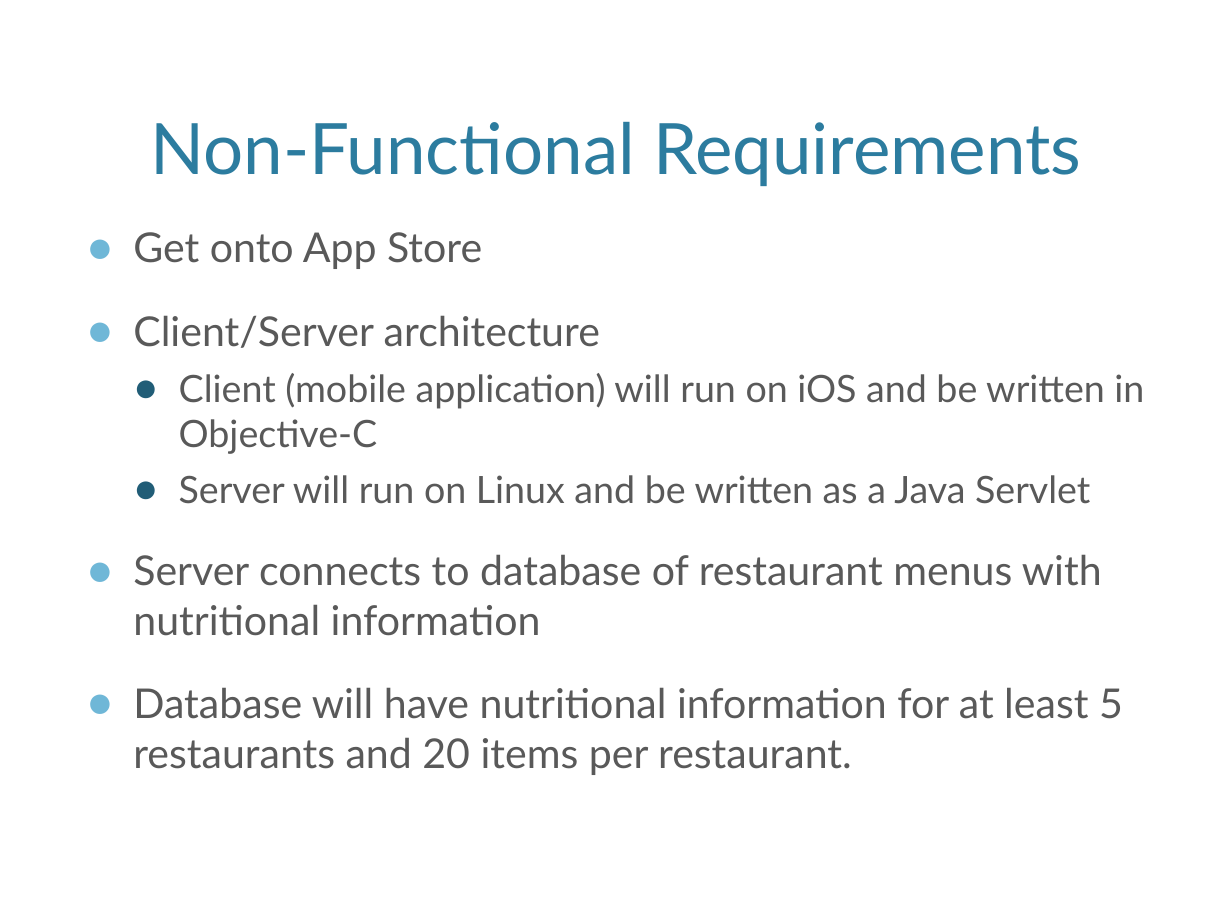
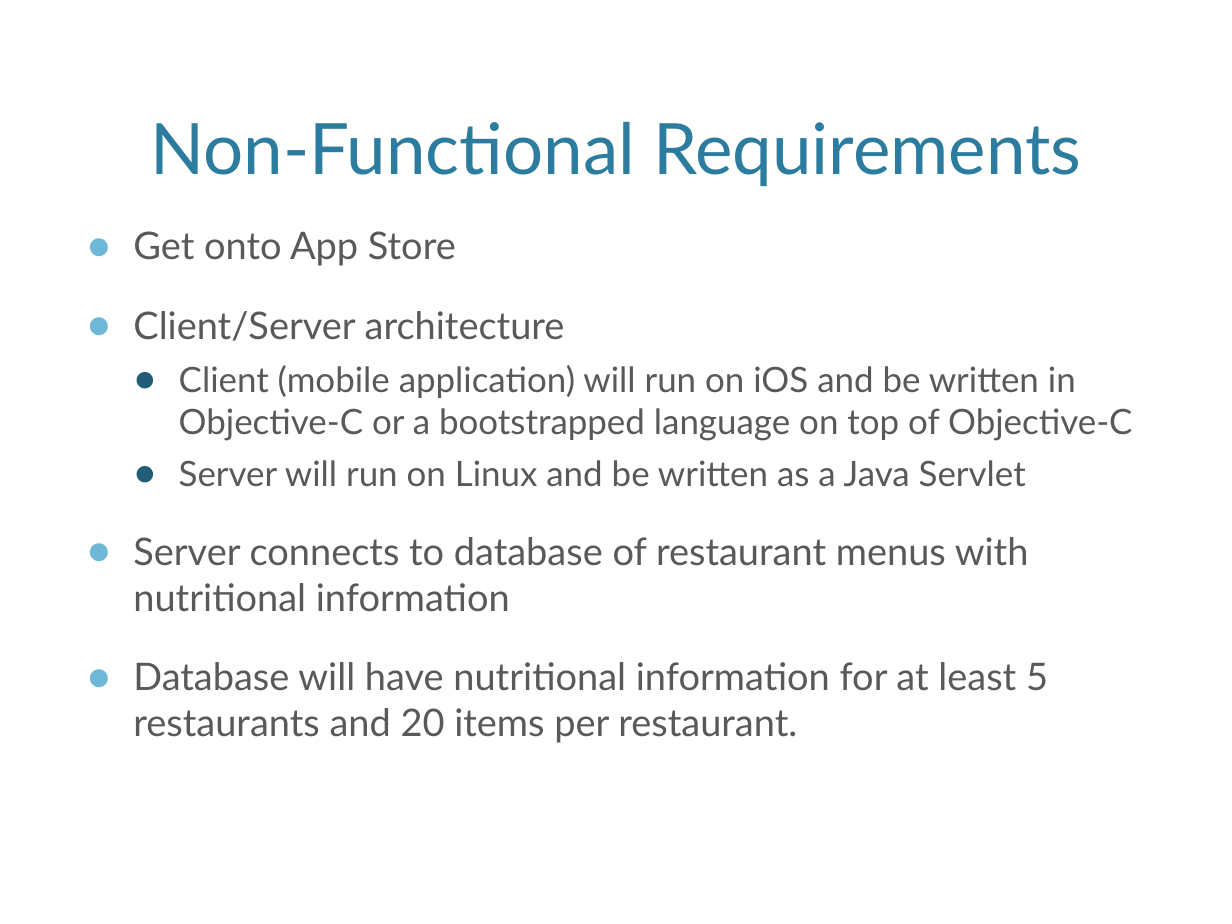
Before and after one commit to onethousandcats/acs560_course_project, a slide deck: slide 3 of ACS560 Requirements Presentation.pptx. Drawn at 1232x924 pixels with LibreOffice and Linux fonts; fonts in the diff are those of the drawing; background and template pictures are left out. Boxes give left, top, right and bottom in pixels: in the first picture for what was removed or moved away, otherwise in the second. Text is boxed around its words. In the diff, an @@ line names an element or a change of style, - is before the commit and + after.

Commit message:
Modified Powerpoint Presentation

```diff
--- a/ACS560 Requirements Presentation.pptx
+++ b/ACS560 Requirements Presentation.pptx
@@ text at (x1=133, y1=231, x2=1048, y2=743): size 24 to 22.2 pt in "Get onto App Store", "Client/Server architecture", "Server connects to database of restaurant menus ...", "Database will have nutritional information for at ..."; size 22 to 20.4 pt in "Server will run on Linux and be ..." @@
@@ text at (x1=179, y1=365, x2=1132, y2=441): text changed; size 22 to 20.4 pt @@
-  ● Client (mobile application) will run on iOS and be written in Objective-C
+  ● Client (mobile application) will run on iOS and be written in Objective-C or a bootstrapped language on top of Objective-C
```
Also in this commit, not shown: 1 other slide changed.
